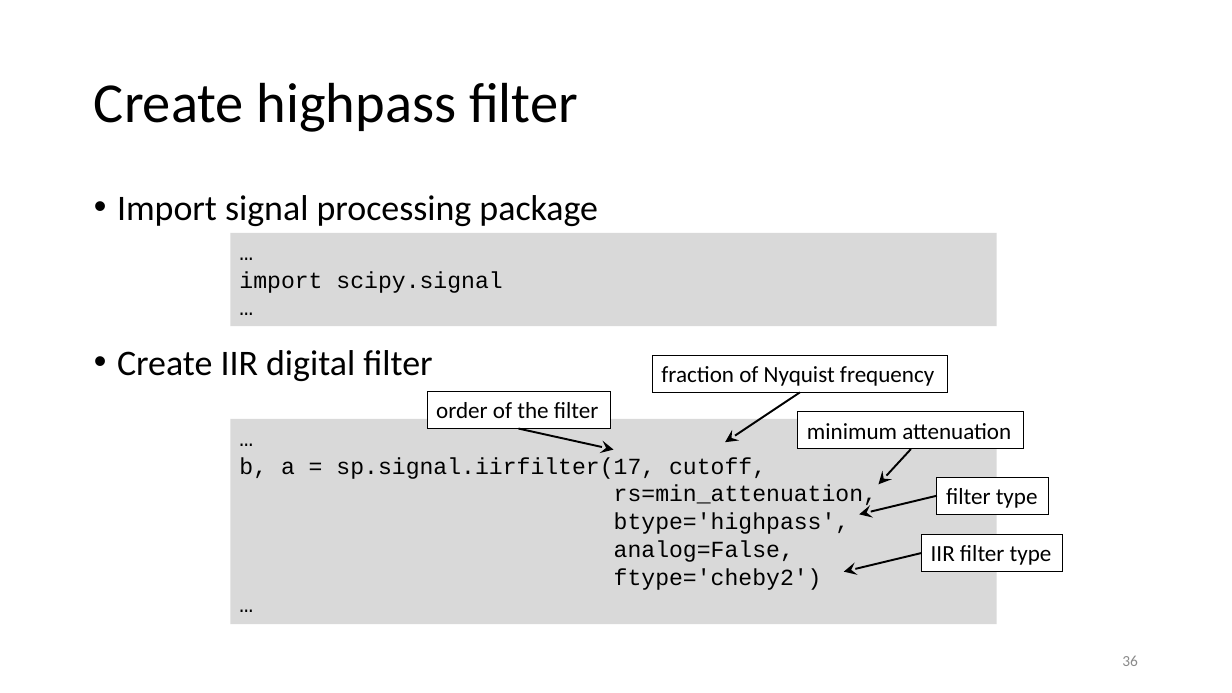
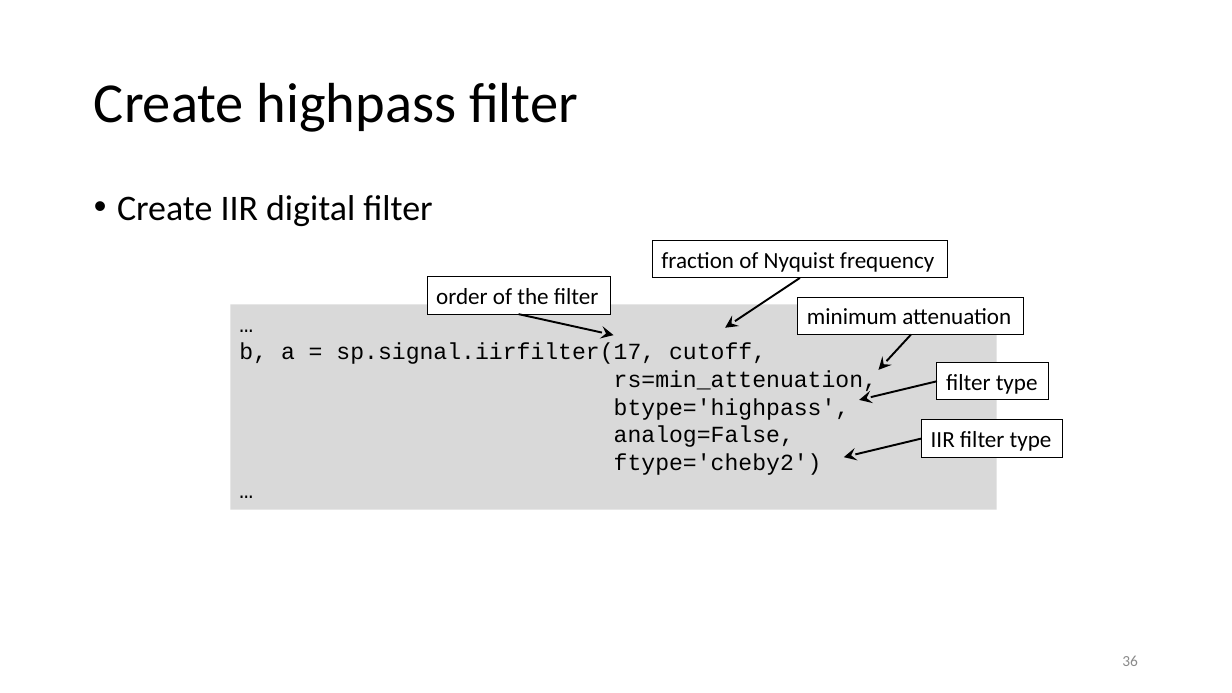
Before and after one commit to gjbex/Scientific-Python, a slide deck: slide 36 of scientific_python.pptx. Drawn at 1232x693 pixels with LibreOffice and Linux fonts; fonts in the diff are those of the drawing. Boxes give left, top, right and bottom in pixels: in the first picture for what was removed or moved away, otherwise in the second. Text is boxed around its words. In the diff, an @@ line names an element or a change of style, - is before the commit and + after.

Commit message:
Remove scipy imports that are no longer required
In the past, you had to import scipy subpackages before you could use them.  This is no longer required, so slides have
been modified accordingly.

```diff
--- a/scientific_python.pptx
+++ b/scientific_python.pptx
@@ text at (117,195,598,226): paragraph removed @@
-• Import signal processing package
@@ rectangle removed at (230,233,996,326) @@
-…
-import scipy.signal
-…
@@ 6 rectangles, 5 arrows: place and size @@
-6 rectangles, 5 arrows at (230,355,1063,624)
+6 rectangles, 5 arrows at (230,240,1063,509)
```
Also in this commit, not shown: 5 other slides changed.
